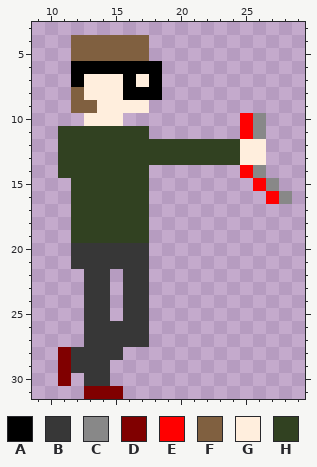
Two states of a pixel-art sprite, Images/Bill/running_2.png. That is the earlier state.
The file is 128x128 pixels, drawn in blocks of 4x4; one block is one cell here. Shown: x 9..29, y 3..31.
Palette (. is transparent): A #000000  B #373737  C #888888  D #800000  E #ff0000  F #806040  G #ffeedd  H #314121
Pixels before, first column x 11:
 4 .FFFFFF...........
 5 .FFFFFF...........
 6 .AAAAAAA..........
 7 .AGGGAGA..........
 8 .FGGGAAA..........
 9 .FFGGGG...........
10 ..GGG.........EC..
11 HHHHHHH.......EC..
12 HHHHHHHHHHHHHHGG..
13 HHHHHHHHHHHHHHGG..
14 HHHHHHH.......EC..
15 .HHHHHH........EC.
16 .HHHHHH.........EC
17 .HHHHHH...........
18 .HHHHHH...........
19 .HHHHHH...........
20 .BBBBBB...........
21 .BBBBBB...........
22 ..BB.BB...........
23 ..BB.BB...........
24 ..BB.BB...........
25 ..BB.BB...........
26 ..BBBBB...........
27 ..BBBBB...........
28 DBBBB.............
29 DBBB..............
30 D.BB..............
31 ..DDD.............
Now the later version:
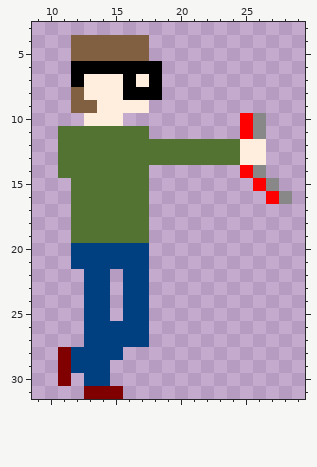
From old to new:
colour B: #373737 -> #004080
colour H: #314121 -> #537333
Pixel boxes of the changes (left, top, right, bottom) in both pictures:
changed: (58, 126, 240, 386)
